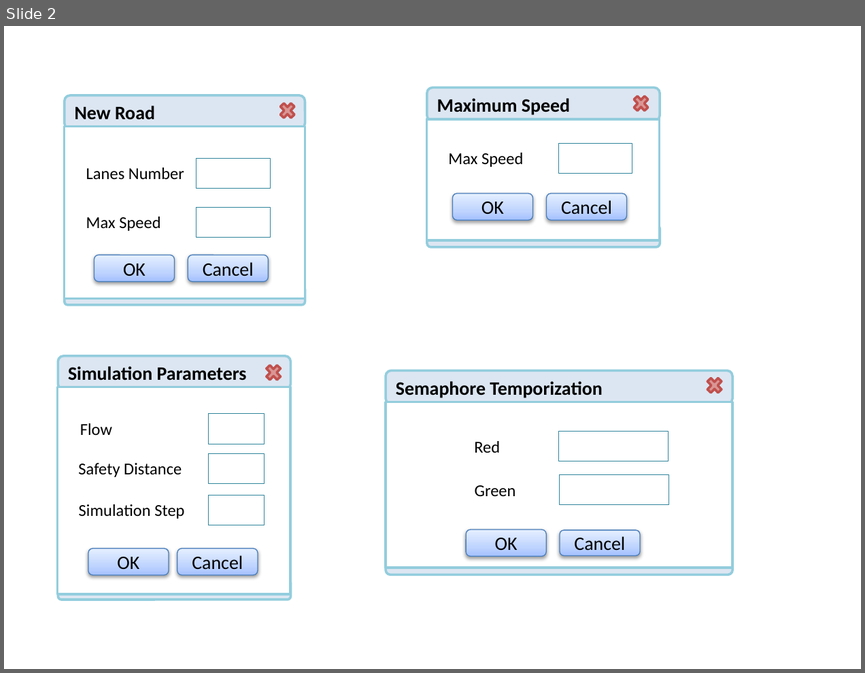
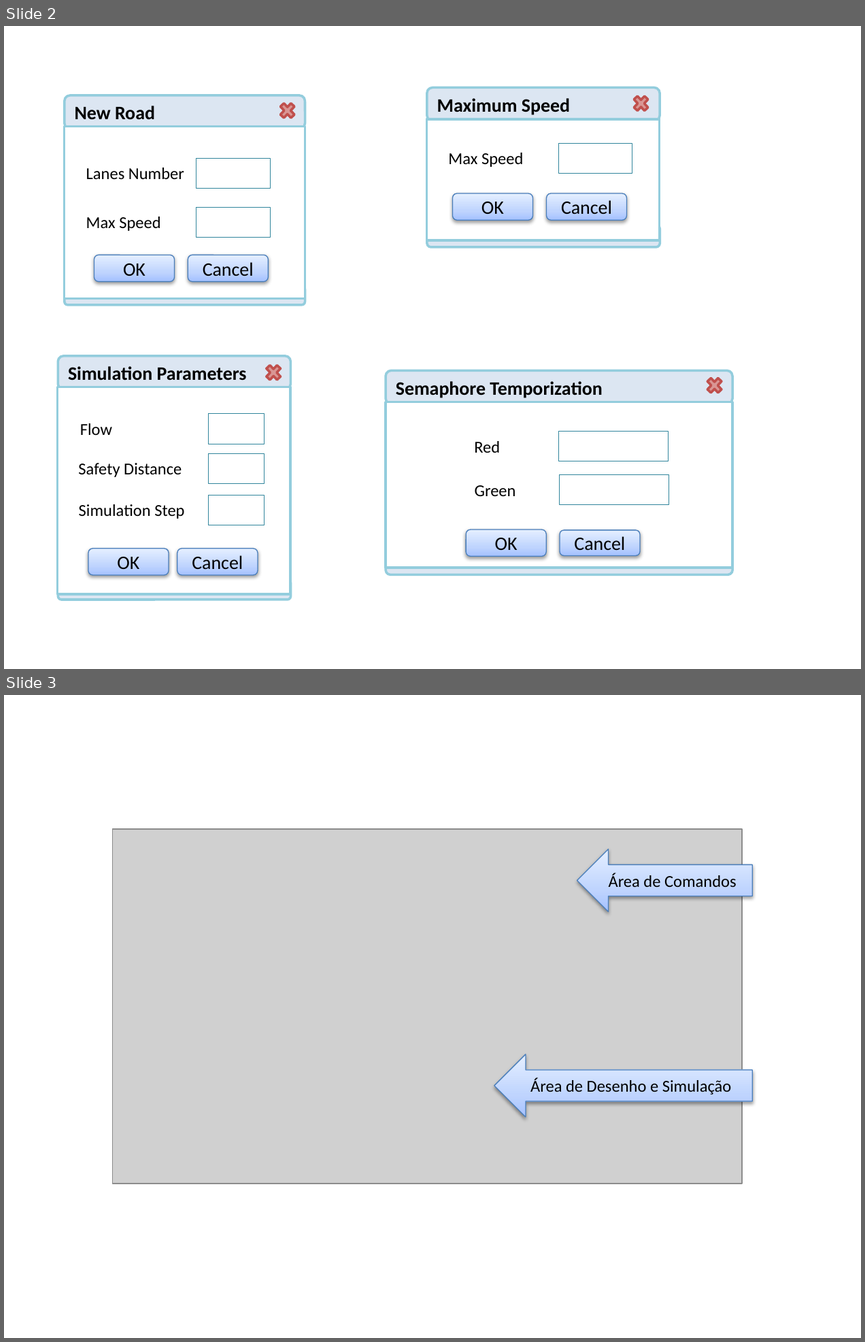
Before and after one commit to fchirigati/rota, a slide deck: Documentação/Manual do Usuário/janelas.pptx. Shown one above the other, each under a label of ours: slide 2 before the commit, slides 2 and 3 after it. The pictures are 865x673 and 865x1342 pixels, drawn with LibreOffice and Linux fonts; fonts in the diff are those of the drawing; grey boxes stand for pictures. Boxes give left, top, right and bottom in pixels: in the first picture for what was removed or moved away, otherwise in the second. Text is boxed around its words. In the diff, an @@ line names an element or a change of style, - is before the commit and + after.

```diff
--- a/Documentação/Manual do Usuário/janelas.pptx
+++ b/Documentação/Manual do Usuário/janelas.pptx
@@ slide 3 added at (4, 695, 861, 1338), background #FFFFFF @@
@@ picture added at (113, 829, 742, 1183) @@
@@ left arrow added at (577, 849, 753, 912), fill gradient #A4C4FF to #BFD4FF to #E6EEFF, outline #4B7EBC 0.75 pt, 14 pt, text #000000 @@
+Área de Comandos
@@ left arrow added at (494, 1054, 752, 1117), fill gradient #A4C4FF to #BFD4FF to #E6EEFF, outline #4B7EBC 0.75 pt, 14 pt, text #000000 @@
+Área de Desenho e Simulação
```
Also in this commit, not shown: 9 other files.
